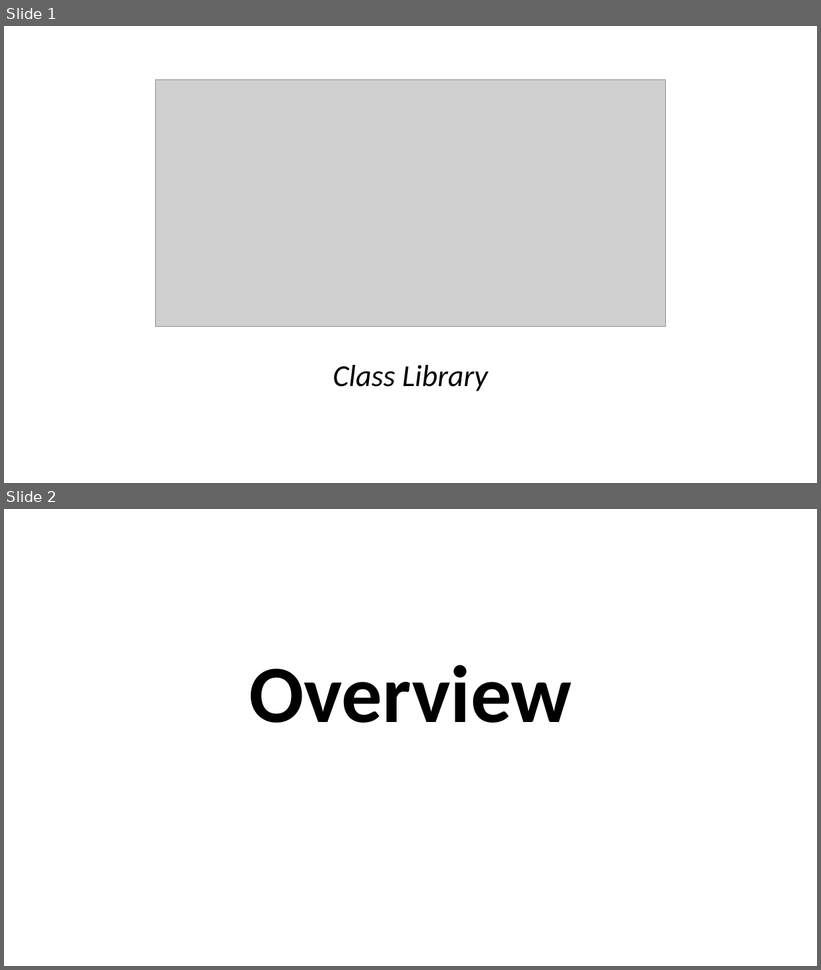
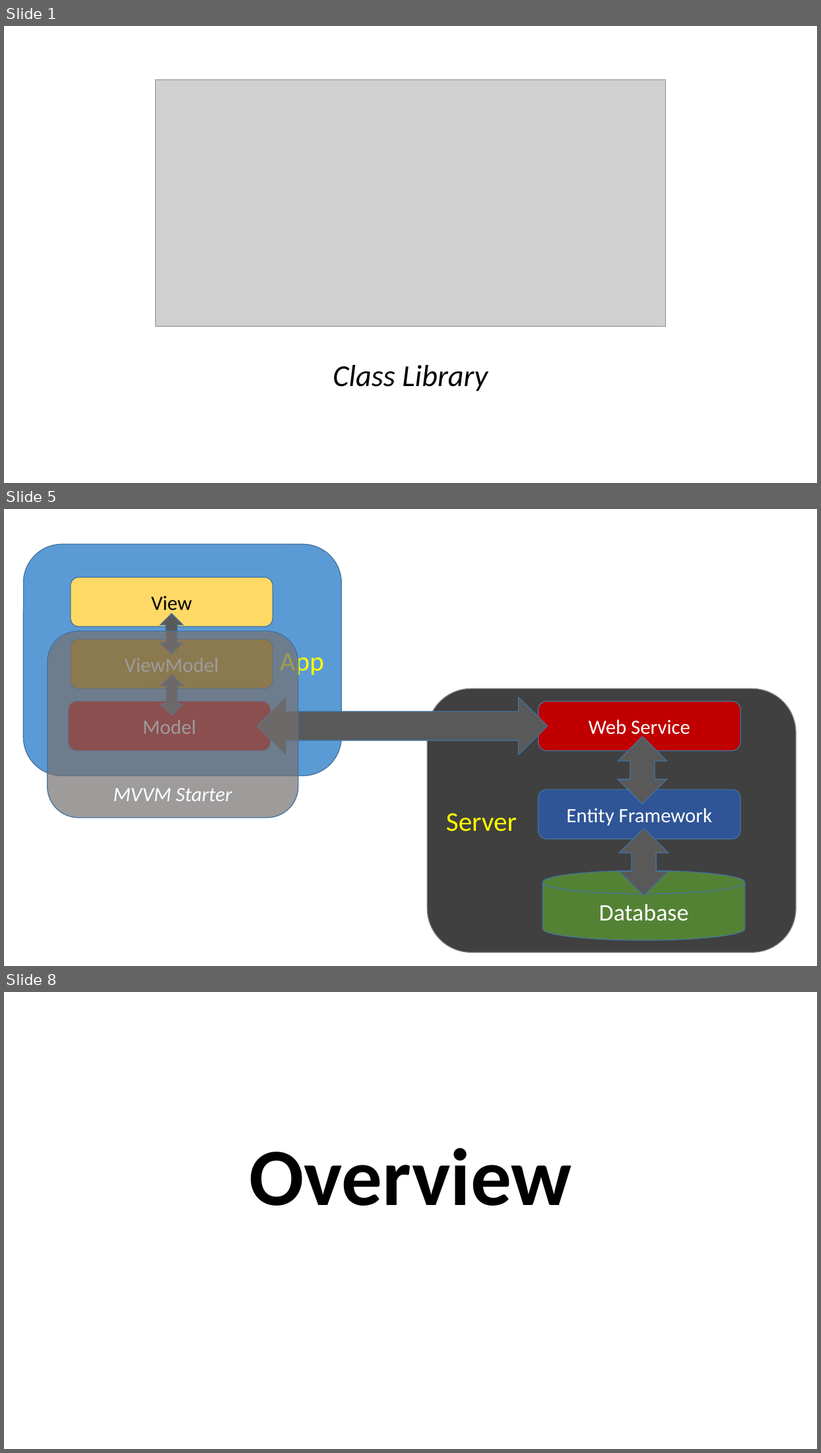
Before and after one commit to perl-easj/Teaching-materials, a slide deck: CSharpProgramming/Presentations/MVVMStarter Class Library.pptx. Shown one above the other, each under a label of ours: slides 1 and 2 before the commit, slides 1, 5 and 8 after it; the slides between them are not shown. The pictures are 821x970 and 821x1453 pixels, drawn with LibreOffice and Linux fonts; fonts in the diff are those of the drawing; grey boxes stand for pictures. Boxes give left, top, right and bottom in pixels: in the first picture for what was removed or moved away, otherwise in the second. Text is boxed around its words. In the diff, an @@ line names an element or a change of style, - is before the commit and + after.

```diff
--- a/CSharpProgramming/Presentations/MVVMStarter Class Library.pptx
+++ b/CSharpProgramming/Presentations/MVVMStarter Class Library.pptx
@@ slide 5 added at bbox=[4, 509, 817, 966], background #FFFFFF @@
@@ rounded rectangle added at bbox=[24, 545, 341, 776], fill #5B9BD5, outline #43739E 1 pt, 32 pt, text #FFFF00 @@
+App
@@ rounded rectangle added at bbox=[71, 578, 273, 626], fill #FFD966, outline #43739E 1 pt, 24 pt, text #000000 @@
+View
@@ up down arrow added at bbox=[160, 614, 183, 655], fill #595959, outline #43739E 1 pt @@
@@ rounded rectangle added at bbox=[48, 631, 298, 818], fill #767171 at 70% opacity, outline #43739E 1 pt, 24 pt, text #FFFFFF, italic @@
+MVVM Starter
@@ rounded rectangle added at bbox=[71, 640, 273, 689], fill #BF9000, outline #43739E 1 pt, 24 pt, text #FFFFFF @@
+ViewModel
@@ up down arrow added at bbox=[161, 675, 184, 716], fill #595959, outline #43739E 1 pt @@
@@ rounded rectangle added at bbox=[69, 702, 271, 751], fill #C00000, outline #43739E 1 pt, 24 pt, text #FFFFFF @@
+Model
@@ left right arrow added at bbox=[257, 698, 547, 755], fill #595959, outline #43739E 1 pt @@
@@ rounded rectangle added at bbox=[427, 689, 797, 953], fill #404040, outline #808080 1 pt, 32 pt, text #FFFF00 @@
+Server
@@ rounded rectangle added at bbox=[539, 702, 741, 751], fill #C00000, outline #43739E 1 pt, 24 pt, text #FFFFFF @@
+Web Service
@@ up down arrow added at bbox=[618, 737, 667, 803], fill #595959, outline #43739E 1 pt @@
@@ rounded rectangle added at bbox=[539, 789, 741, 839], fill #2F5597, outline #43739E 1 pt, 24 pt, text #FFFFFF @@
+Entity Framework
@@ up down arrow added at bbox=[620, 828, 668, 896], fill #595959, outline #43739E 1 pt @@
@@ cylinder added at bbox=[543, 871, 746, 941], fill #548235, outline #43739E 1 pt, 28 pt, text #FFFFFF @@
+Database
@@ what was slide 2 is now slide 8 @@
```
Also in this commit, not shown: 3 slides changed, 10 other slides added, 2 other files.
